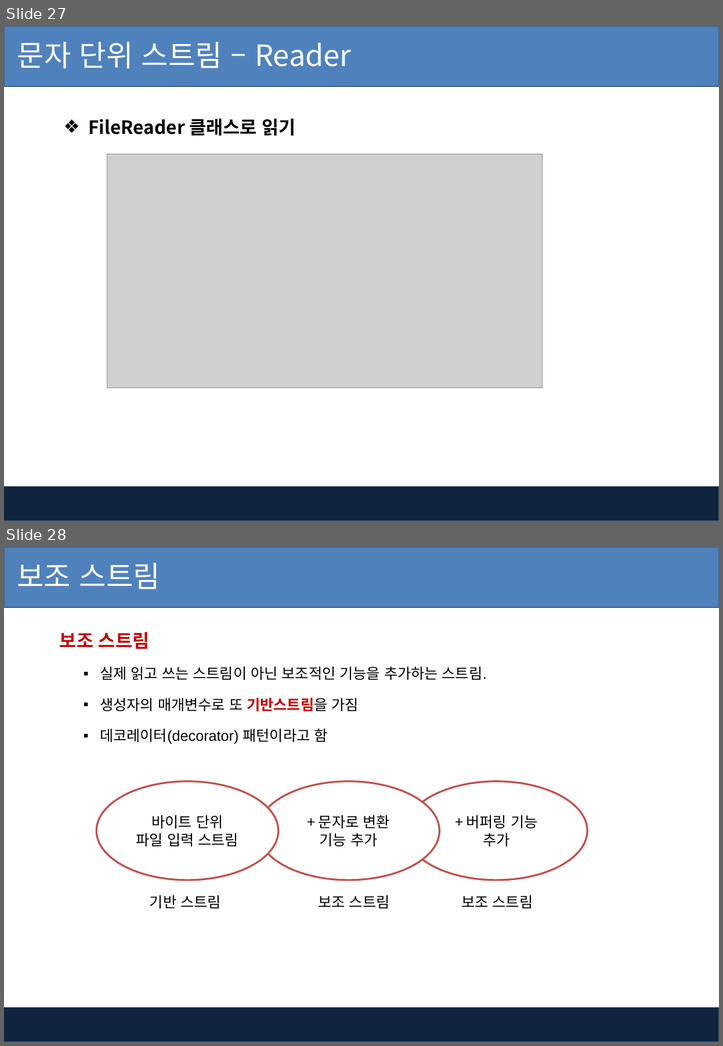
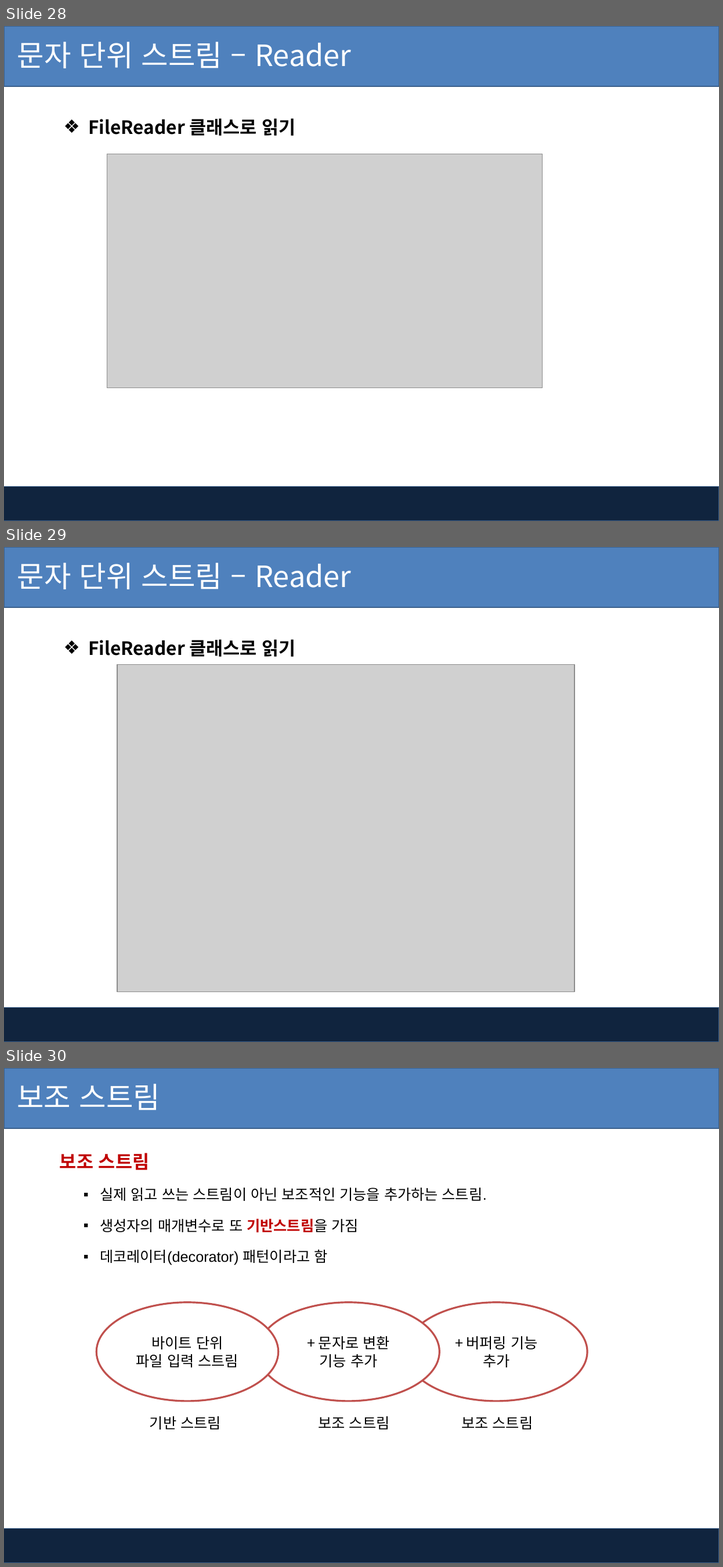
Before and after one commit to pshho/ngreen_project, a slide deck: javaWorks/자료/java_ppt/13장-자바 입출력.pptx. Shown one above the other, each under a label of ours: slides 27 and 28 before the commit, slides 28, 29 and 30 after it. The pictures are 723x1046 and 723x1567 pixels, drawn with LibreOffice and Linux fonts; fonts in the diff are those of the drawing; grey boxes stand for pictures; background and template pictures are left out. Boxes give left, top, right and bottom in pixels: in the first picture for what was removed or moved away, otherwise in the second. Text is boxed around its words. In the diff, an @@ line names an element or a change of style, - is before the commit and + after.

```diff
--- a/javaWorks/자료/java_ppt/13장-자바 입출력.pptx
+++ b/javaWorks/자료/java_ppt/13장-자바 입출력.pptx
@@ slide 29 added at (4,547,719,1042), background #FFFFFF; not listed: 2 template elements that a slide beside it also shows @@
@@ text added at (17,563,351,589), 32 pt, text #FFFFFF @@
+문자 단위 스트림 – Reader
@@ rounded rectangle added at (55,620,351,664), fill #FFFFFF, 20 pt, text #000000, bold @@
+❖ FileReader 클래스로 읽기
@@ picture added at (118,664,575,992) @@
@@ what was slide 27 is now slide 28 @@
@@ what was slide 28 is now slide 30 @@
```
Also in this commit, not shown: 3 slides changed, 2 other slides added, 39 other files.
